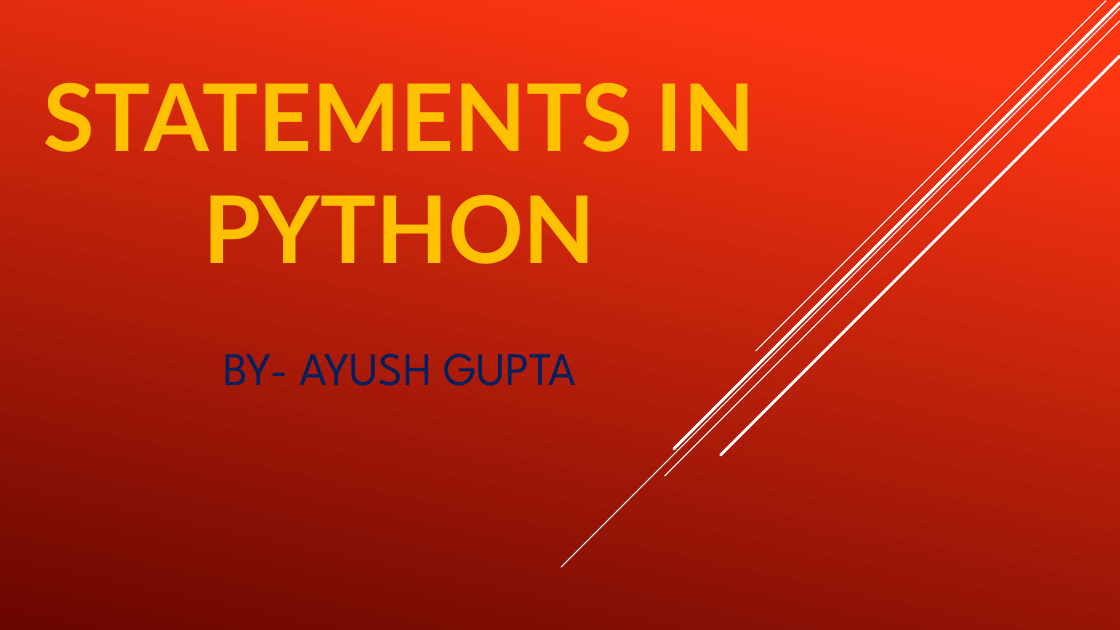
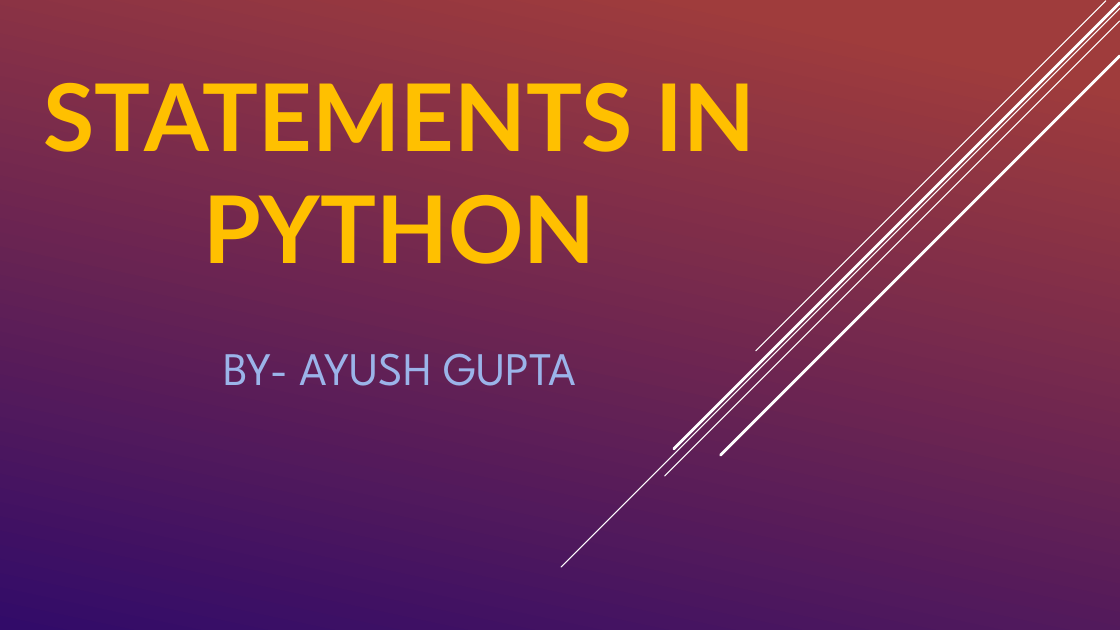
Before and after one commit to AyushisPro2011/Presentation, a slide deck: slide 1 of Presentation.pptx. Drawn at 1120x630 pixels with LibreOffice and Linux fonts; fonts in the diff are those of the drawing. Boxes give left, top, right and bottom in pixels: in the first picture for what was removed or moved away, otherwise in the second. Text is boxed around its words. In the diff, an @@ line names an element or a change of style, - is before the commit and + after.

```diff
--- a/Presentation.pptx
+++ b/Presentation.pptx
@@ background gradient #FF3712 to #6A0600 to gradient #3C9F4A to #330B69 @@
@@ subtitle "BY- AYUSH GUPTA" at [223,353,576,386]: text colour #002060 to #9BB4E9 @@
```
Also in this commit, not shown: 6 other slides changed, 2 slides added, 1 other file.
